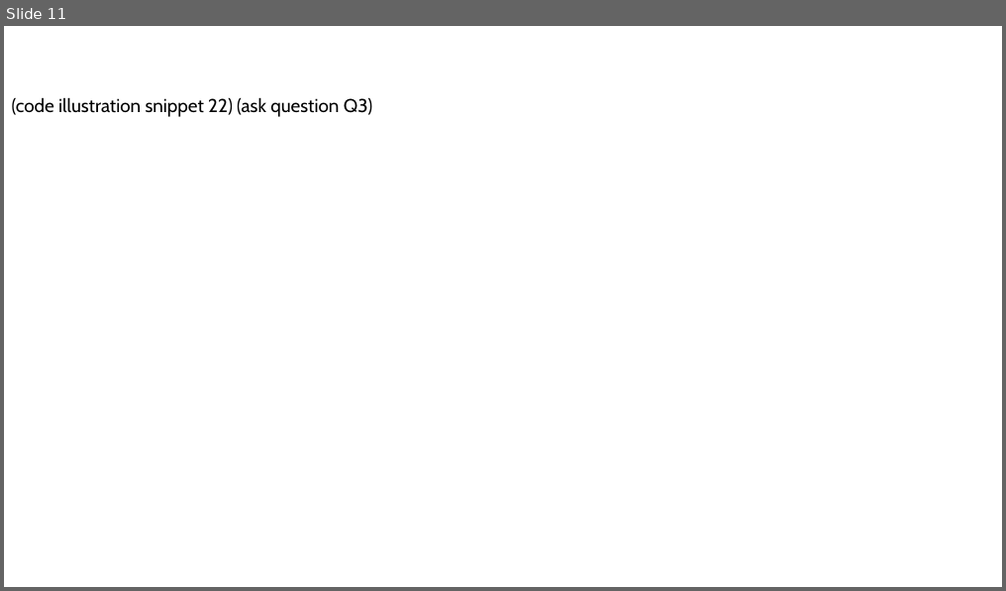
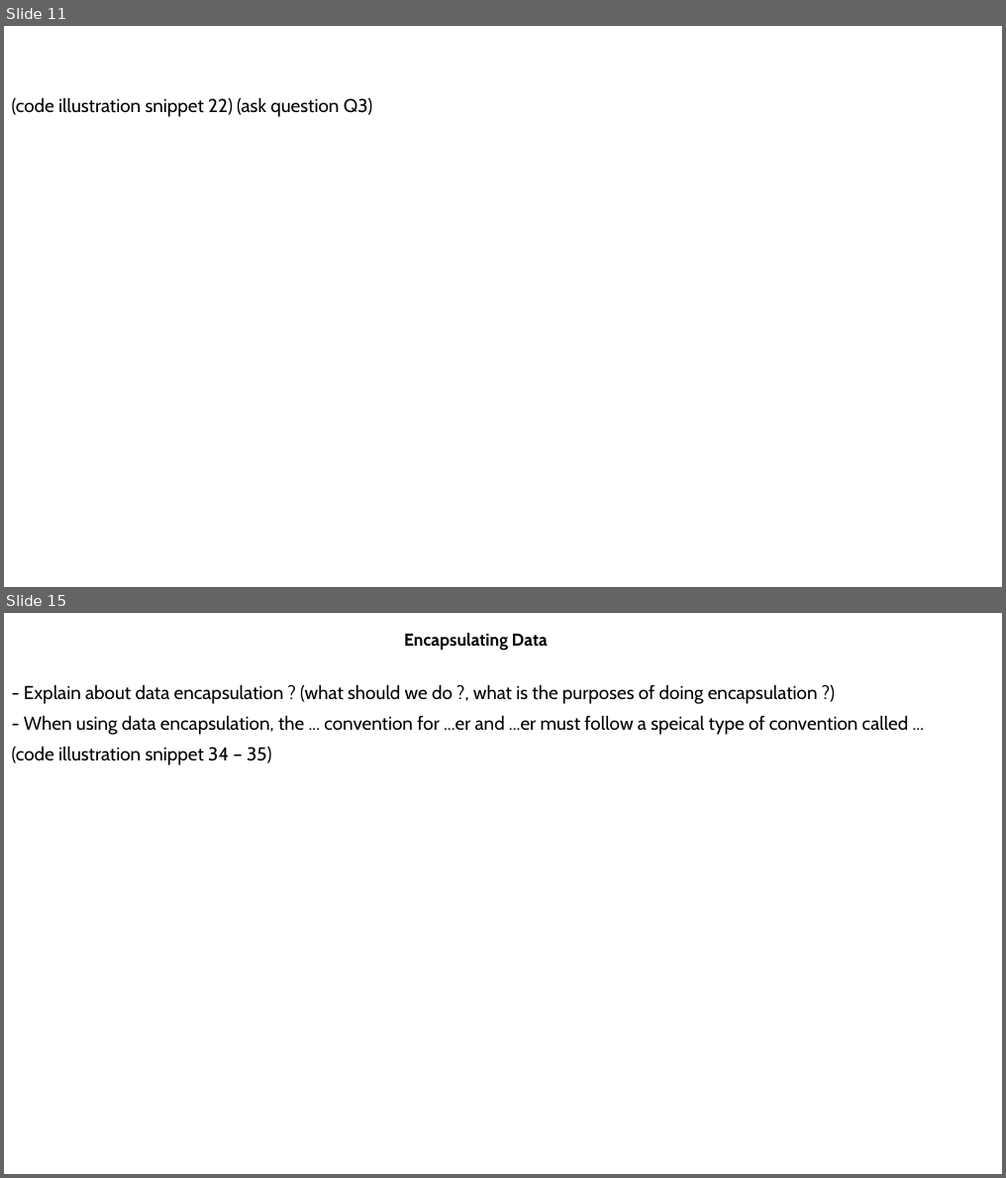
Before and after one commit to MaiDinhVinh/CS-Java, a slide deck: self-study resources/J8SE1/Chapter 4 - Methods and Encapsulation.pptx. Shown one above the other, each under a label of ours: slide 11 before the commit, slides 11 and 15 after it; the slides between them are not shown. The pictures are 1006x591 and 1006x1178 pixels, drawn with LibreOffice and Linux fonts; fonts in the diff are those of the drawing. Boxes give left, top, right and bottom in pixels: in the first picture for what was removed or moved away, otherwise in the second. Text is boxed around its words. In the diff, an @@ line names an element or a change of style, - is before the commit and + after.

```diff
--- a/self-study resources/J8SE1/Chapter 4 - Methods and Encapsulation.pptx
+++ b/self-study resources/J8SE1/Chapter 4 - Methods and Encapsulation.pptx
@@ slide 15 added at bbox=[4, 613, 1002, 1174], background #FFFFFF @@
@@ subtitle added at bbox=[404, 633, 548, 651], 16.6 pt, text #000000, bold @@
+Encapsulating Data
@@ text added at bbox=[12, 684, 909, 765], 18 pt, text #000000 @@
+- Explain about data encapsulation ? (what should we do ?, what is the purposes of doing encapsulation ?)
+- When using data encapsulation, the ... convention for ...er and ...er must follow a speical type of convention called ...
+(code illustration snippet 34 – 35)
```
Also in this commit, not shown: 6 other slides added.
